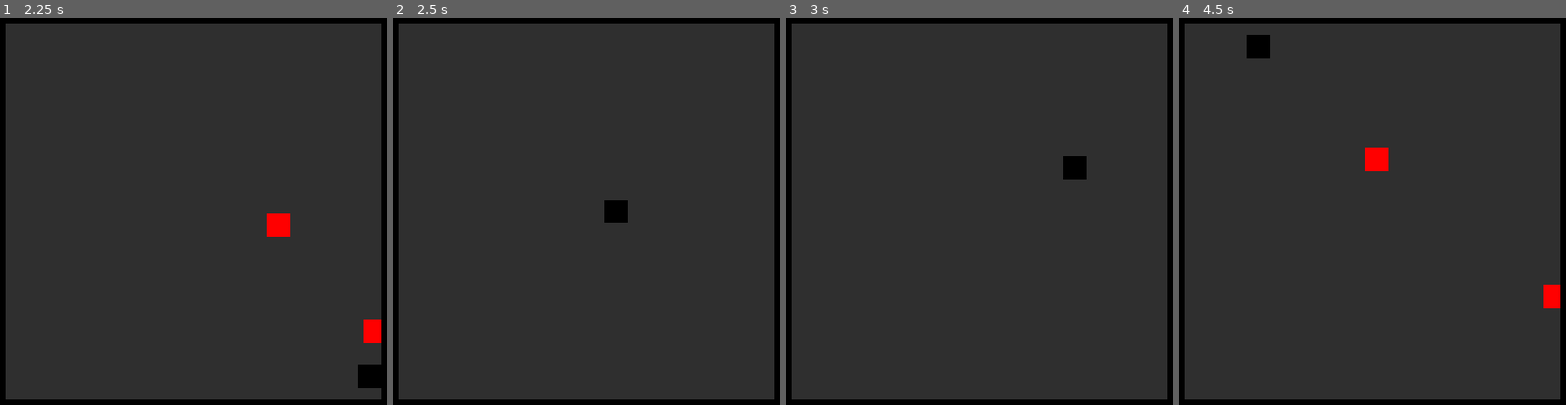
Above: before the commit, frames 1-4 (left to right).
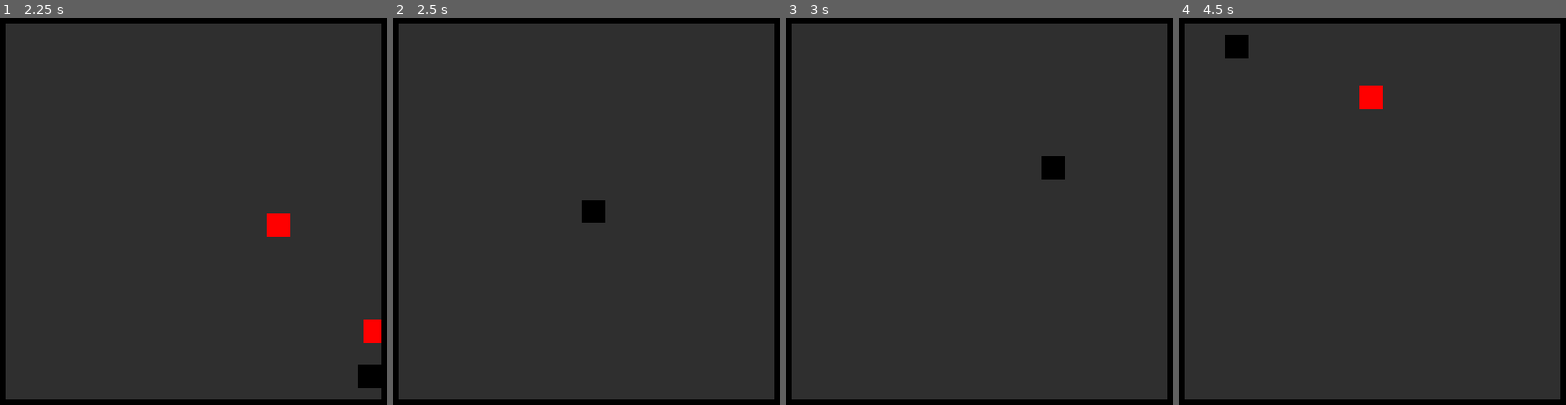
Above: after the commit, the same moments.

Repository: mariothedog/Dodge-and-Explode-
Game: Godot game, scene res://Levels/Endless Level.tscn
Same seed, same stepped clock (60 frames per second), same inputs: the game is played once before the commit and once after it.
Inputs:
- Up to frame 1 (2.25 s): tap Enter at 0.5 s; hold D (move_right) 0.53-1.28 s; hold S (move_down) 1.28-2.03 s; hold D (move_right) from 2.03 s (still down)
- Up to frame 2 (2.5 s): keep holding D (move_right)
- Up to frame 3 (3 s): release D (move_right) at 2.78 s; hold W (move_up) from 2.78 s (still down)
- Up to frame 4 (4.5 s): release W (move_up) at 3.53 s; hold A (move_left) from 3.53 s (still down)

Frame 1 is identical in both runs. In frame 2, 0.7% of the frame differs, in the area x 48-61%, y 47-53%; in frame 3, 0.7%; in frame 4, 1.7%, in the area x 11-99%, y 4-75%.

Commit message:
Added slow motion when an enemy is in range.

Diff:
--- a/Player/Player.gd
+++ b/Player/Player.gd
@@ -5,6 +5,19 @@
 
 # Movement variables
 var velocity = Vector2()
+
+# Slow-mo constants
+const END_SPEED = 1
+
+# Slow-mo variables
+var slow_mo_enabled = false
+var slow_mo_fade_out = false
+var time_start
+var fade_duration_ms
+var start_speed
+
+func _ready():
+	Engine.time_scale = 1
 
 func _physics_process(_delta):
 	get_input()
@@ -30,3 +43,34 @@
 func die():
 	if get_tree().reload_current_scene() != OK:
 		print_debug("An error occured while reloading the current scene.")
+
+func _on_Slowmo_Activator_body_entered(_body):
+	start_slow_mo()
+
+func _on_Slowmo_Activator_body_exited(_body):
+	stop_slow_mo()
+
+func _process(_delta):
+	if slow_mo_fade_out:
+		var current_time = OS.get_ticks_msec() - time_start
+		var time_scale = circ_ease_in(current_time, start_speed, END_SPEED, fade_duration_ms)
+		if current_time >= fade_duration_ms:
+			slow_mo_fade_out = false
+			slow_mo_enabled = false
+			time_scale = END_SPEED
+		Engine.time_scale = time_scale
+
+func start_slow_mo(start_strength = 0.9):
+	time_start = OS.get_ticks_msec()
+	start_speed = 1 - start_strength
+	Engine.time_scale = start_speed
+	slow_mo_enabled = true
+
+func stop_slow_mo(fade_duration = 0.2):
+	fade_duration_ms = fade_duration * 1000
+	slow_mo_fade_out = true
+
+func circ_ease_in(t, b, c, d):
+	# http://gizma.com/easing/
+	t /= d
+	return -c * (sqrt(1 - t * t) - 1 ) + b
--- a/Player/Player.tscn
+++ b/Player/Player.tscn
@@ -1,9 +1,12 @@
-[gd_scene load_steps=3 format=2]
+[gd_scene load_steps=4 format=2]
 
 [ext_resource path="res://Player/Player.gd" type="Script" id=1]
 
 [sub_resource type="RectangleShape2D" id=1]
 extents = Vector2( 16, 16 )
+
+[sub_resource type="RectangleShape2D" id=2]
+extents = Vector2( 40, 40 )
 
 [node name="Player" type="KinematicBody2D"]
 collision_layer = 2
@@ -23,3 +26,12 @@
 
 [node name="CollisionShape2D" type="CollisionShape2D" parent="."]
 shape = SubResource( 1 )
+
+[node name="Slow-mo Activator" type="Area2D" parent="."]
+collision_layer = 0
+collision_mask = 4
+
+[node name="CollisionShape2D" type="CollisionShape2D" parent="Slow-mo Activator"]
+shape = SubResource( 2 )
+[connection signal="body_entered" from="Slow-mo Activator" to="." method="_on_Slowmo_Activator_body_entered"]
+[connection signal="body_exited" from="Slow-mo Activator" to="." method="_on_Slowmo_Activator_body_exited"]
